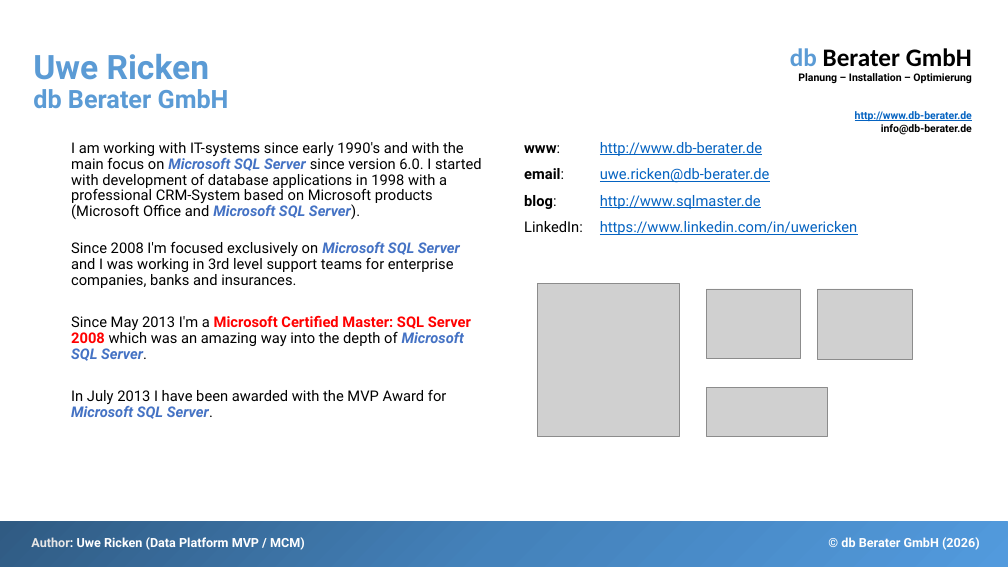
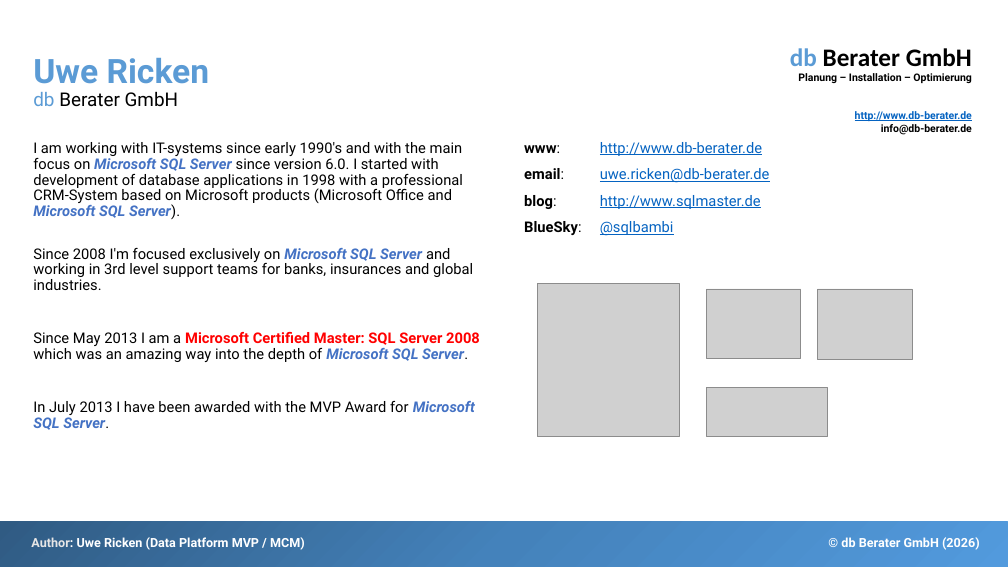
Before and after one commit to db-berater/speedup-your-sql-code, a slide deck: slide 3 of 01 - Documents and Preparation/Accelerate your T-SQL Code.pptx (slide 2 before the commit). Drawn at 1008x567 pixels with LibreOffice and Linux fonts; fonts in the diff are those of the drawing; grey boxes stand for pictures. Boxes give left, top, right and bottom in pixels: in the first picture for what was removed or moved away, otherwise in the second. Text is boxed around its words. In the diff, an @@ line names an element or a change of style, - is before the commit and + after.

```diff
--- a/01 - Documents and Preparation/Accelerate your T-SQL Code.pptx
+++ b/01 - Documents and Preparation/Accelerate your T-SQL Code.pptx
@@ title "Uwe Ricken db Berater GmbH" at box(33, 58, 209, 107): size 24 to 18 pt, bold off in "db Berater GmbH"; text colour #5B9BD5 to #000000 in "Berater GmbH" @@
@@ text at box(33, 142, 475, 430): list level 2 to 1 in "I am working with IT-systems ..."; list level 2 to 1 in "In July 2013 I have ..." @@
@@ text at box(524, 221, 674, 236): text changed @@
-LinkedIn: https://www.linkedin.com/in/uwericken
+BlueSky: @sqlbambi
@@ text at box(33, 248, 480, 362): text changed @@
-  Since 2008 I'm focused exclusively on Microsoft SQL Server and I was working in 3rd level support teams for enterprise companies, banks and insurances.
-  Since May 2013 I'm a Microsoft Certified Master: SQL Server 2008 which was an amazing way into the depth of Microsoft SQL Server.
+Since 2008 I'm focused exclusively on Microsoft SQL Server and working in 3rd level support teams for banks, insurances and global industries.
+Since May 2013 I am a Microsoft Certified Master: SQL Server 2008 which was an amazing way into the depth of Microsoft SQL Server.
```
Also in this commit, not shown: 4 slides added, 4 other files.
